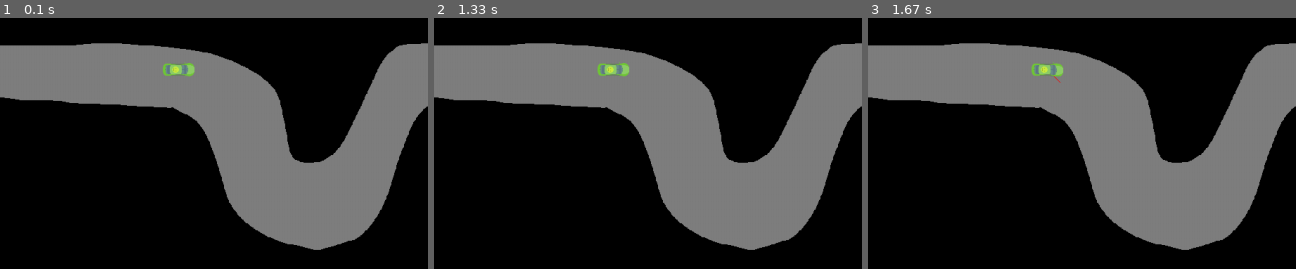
Above: before the commit, frames 1-3 (left to right).
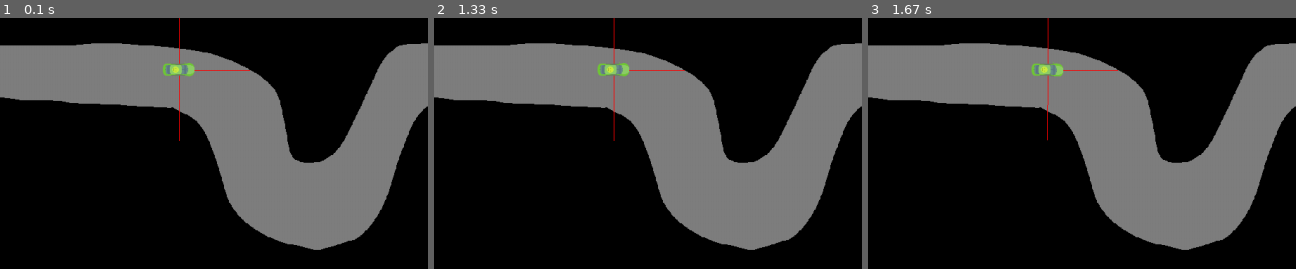
Above: after the commit, the same moments.

Repository: MatheusQuevedo/Fuzzy-Controller
Game: pygame game, started from game.py
Same seed, same stepped clock (60 frames per second), same inputs: the game is played once before the commit and once after it.
Inputs:
- Up to frame 1 (0.1 s): no input
- Up to frame 2 (1.33 s): hold Up 0.83-1.3 s
- Up to frame 3 (1.67 s): hold Right from 1.33 s (still down)
The pictures show only the part of the screen within x 29-79%, y 0-50%; the shares and areas given below are measured in that part.

The runs differ from the first frame. In frame 1, 0.2% of the frame differs, in the area x 41-59%, y 0-50%; in frame 2, 0.3%; in frame 3, 0.2%.

Commit message:
Implementando reta sensorial

Diff:
--- a/game.py
+++ b/game.py
@@ -1,6 +1,6 @@
 import os
 import math
-import numpy as  np
+import numpy as np
 import pygame
 import time
 from math import sin, radians, degrees, copysign
@@ -124,6 +124,7 @@
                 car.steering = 0
             car.steering = max(-car.max_steering, min(car.steering, car.max_steering))
 
+            test = abs(car.steering)
             # Logic
             car.update(dt)
 
@@ -141,12 +142,29 @@
             if (track_mask.get_at(position)==1):
                 crash()
             #sensor ARRUMAR
-            pygame.draw.lines(self.screen,(255,0,0),True,[pygame_position, pygame_position + math.cos(math.radians(90 + car.steering)) * 100])
+
+            x =  pygame_position[0] + math.cos(math.radians(car.angle)) * 100
+            y =  pygame_position[1] - math.sin(math.radians(car.angle)) * 100
+
+            x1 = pygame_position[0] + math.cos(math.radians(car.angle+90)) * 100
+            y1 = pygame_position[1] - math.sin(math.radians(car.angle+90)) * 100
+
+            x2 = pygame_position[0] + math.cos(math.radians(car.angle - 90)) * 100
+            y2 = pygame_position[1] - math.sin(math.radians(car.angle - 90)) * 100
+
+            pygame.draw.lines(self.screen,(255,0,0),True,[pygame_position, [x,y]])
+            pygame.draw.lines(self.screen, (255, 0, 0), True, [pygame_position, [x1, y1]])
+            pygame.draw.lines(self.screen, (255, 0, 0), True, [pygame_position, [x2, y2]])
+
 
             self.screen.blit(rotated, car.position * ppu - (rect.width / 2, rect.height / 2))
 
             pygame.display.flip()
 
+            print(pygame_position)
+            print(pygame_position + abs(math.cos(math.degrees(abs(car.angle)))) * 100)
+            print("Car steering:", car.steering)
+            print("Car Angle:", car.angle)
 
             self.clock.tick(self.ticks)
         pygame.quit()
